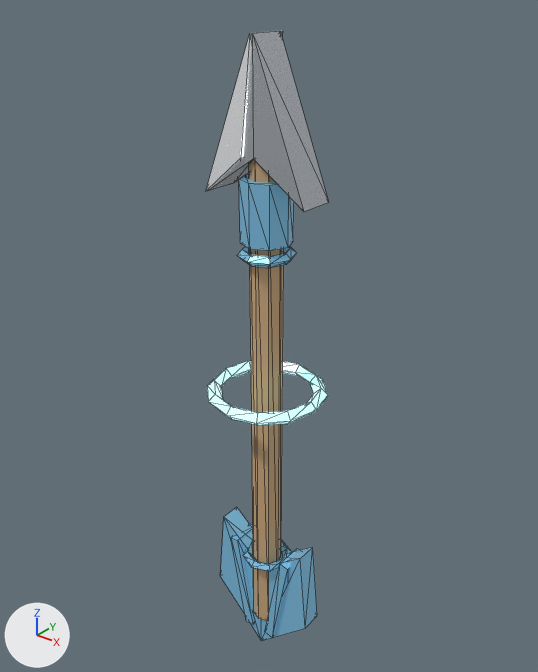
A saved change to the glTF model public/assets/harthmere/glb/projectiles/ranged_shot.glb.
The view is the same before and after, from a 50 mm camera at (0.905, -1.124, 0.883) aimed at (-0.031, 0.045, 0.158). The axes (+X, +Y, +Z) are drawn at lower left. The lights are the same throughout. The older version comes first. Mesh edges are drawn as thin lines. Where no turn or scale is listed for an object, it has been applied to the vertices. Vertices at exactly the same position are counted once.

Script lines for the objects in view, before the commit:
```python
ob_binding_0_009 = bpy.data.objects.new('Binding_0.009', me_torus_025)
ob_binding_0_009.location = (0.0, 0.0, -0.42)
ob_binding_1_009 = bpy.data.objects.new('Binding_1.009', me_torus_026)
ob_binding_1_009.location = (0.0, 0.0, 0.37)
ob_fletching_1_009 = bpy.data.objects.new('Fletching_1.009', me_fletching_1mesh_009)
ob_fletching_1_009.location = (0.0, 0.0, 0.0)
ob_fletching__1_009 = bpy.data.objects.new('Fletching_-1.009', me_fletching__1mesh_009)
ob_fletching__1_009.location = (0.0, 0.0, 0.0)
ob_fletchingrib_1_009 = bpy.data.objects.new('FletchingRib_1.009', me_cube_020)
ob_fletchingrib_1_009.location = (0.055, 0.0, -0.52)
ob_fletchingrib__1_009 = bpy.data.objects.new('FletchingRib_-1.009', me_cube_019)
ob_fletchingrib__1_009.location = (-0.055, 0.0, -0.52)
ob_forgedarrowhead_009 = bpy.data.objects.new('ForgedArrowhead.009', me_forgedarrowheadmesh_009)
ob_forgedarrowhead_009.location = (0.0, 0.0, 0.0)
ob_headcollar_009 = bpy.data.objects.new('HeadCollar.009', me_cylinder_019)
ob_headcollar_009.location = (0.0, 0.0, 0.46)
ob_headedgeleft_009 = bpy.data.objects.new('HeadEdgeLeft.009', me_headedgeleftmesh_009)
ob_headedgeleft_009.location = (0.0, 0.0, 0.0)
# also in view: 'Shaft.009' at (0.0, 0.0, -0.02); 'GuideRing' at (0.0, 0.0, 0.05)
```
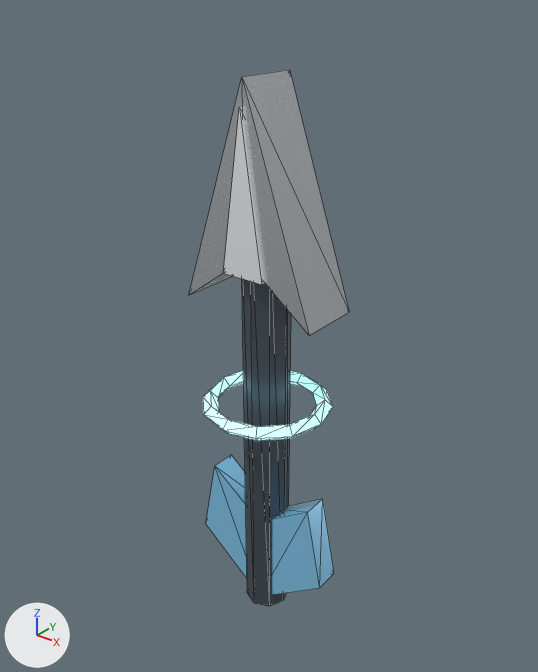
The change, as a diff of the scene's bpy script:
```diff
--- a/public/assets/harthmere/glb/projectiles/ranged_shot.glb.py
+++ b/public/assets/harthmere/glb/projectiles/ranged_shot.glb.py
@@ me_torus_027 @@
-me_torus_027.from_pydata(...)  # 48 vertices, 96 faces; spans x -0.136..0.136, y -0.136..0.136, z -0.016..0.016
+me_torus_027.from_pydata(...)  # 48 vertices, 96 faces; spans x -0.148..0.148, y -0.148..0.148, z -0.018..0.018
+# me_torus_027 part 1: the whole mesh is scaled about its middle by (1.08, 1.08, 1.12)
 me_torus_027.materials.append(mat_premium_projectile_cyan)
@@ me_quarrelheadmesh @@
+me_quarrelheadmesh.from_pydata([(-0.16, -0.07, 0.26), (0.0, -0.07, 0.72), (0.16, -0.07, 0.26), (0.0, -0.07, 0.38), (-0.16, 0.07, 0.26), (0.0, 0.07, 0.72), (0.16, 0.07, 0.26), (0.0, 0.07, 0.38)], [], [(0, 1, 3), (1, 2, 3), (7, 6, 5), (7, 5, 4), (0, 1, 5), (0, 5, 4), (1, 2, 6), (1, 6, 5), (2, 3, 7), (2, 7, 6), (3, 0, 4), (3, 4, 7)])
+me_quarrelheadmesh.materials.append(mat_premium_projectile_steel)  # light grey #d7dde3
@@ me_quarrelfin__1mesh @@
+me_quarrelfin__1mesh.from_pydata([(0.0, -0.03, -0.54), (-0.18, -0.03, -0.4), (-0.14, -0.03, -0.2), (0.0, -0.03, -0.3), (0.0, 0.03, -0.54), (-0.18, 0.03, -0.4), (-0.14, 0.03, -0.2), (0.0, 0.03, -0.3)], [], [(0, 1, 2), (0, 2, 3), (7, 6, 5), (7, 5, 4), (0, 1, 5), (0, 5, 4), (1, 2, 6), (1, 6, 5), (2, 3, 7), (2, 7, 6), (3, 0, 4), (3, 4, 7)])
+me_quarrelfin__1mesh.materials.append(mat_premium_projectile_blue)  # blue #7dbbdc
@@ me_quarrelfin_1mesh @@
+me_quarrelfin_1mesh.from_pydata([(0.0, -0.03, -0.54), (0.18, -0.03, -0.4), (0.14, -0.03, -0.2), (0.0, -0.03, -0.3), (0.0, 0.03, -0.54), (0.18, 0.03, -0.4), (0.14, 0.03, -0.2), (0.0, 0.03, -0.3)], [], [(0, 1, 2), (0, 2, 3), (7, 6, 5), (7, 5, 4), (0, 1, 5), (0, 5, 4), (1, 2, 6), (1, 6, 5), (2, 3, 7), (2, 7, 6), (3, 0, 4), (3, 4, 7)])
+me_quarrelfin_1mesh.materials.append(mat_premium_projectile_blue)  # blue #7dbbdc
@@ me_quarreledgemesh @@
+me_quarreledgemesh.from_pydata([(-0.05, -0.078, 0.34), (0.0, -0.078, 0.67), (0.05, -0.078, 0.34), (-0.05, 0.078, 0.34), (0.0, 0.078, 0.67), (0.05, 0.078, 0.34)], [], [(0, 1, 2), (5, 4, 3), (0, 1, 4), (0, 4, 3), (1, 2, 5), (1, 5, 4), (2, 0, 3), (2, 3, 5)])
+me_quarreledgemesh.materials.append(mat_premium_projectile_edge)  # white #fafdff, glowing grey #797a7c
@@ ob_binding_0_009 @@
-ob_binding_0_009 = bpy.data.objects.new('Binding_0.009', me_torus_025)
@@ ob_binding_1_009 @@
-ob_binding_1_009 = bpy.data.objects.new('Binding_1.009', me_torus_026)
@@ ob_fletching_1_009 @@
-ob_fletching_1_009 = bpy.data.objects.new('Fletching_1.009', me_fletching_1mesh_009)
@@ ob_fletching__1_009 @@
-ob_fletching__1_009 = bpy.data.objects.new('Fletching_-1.009', me_fletching__1mesh_009)
@@ ob_fletchingrib_1_009 @@
-ob_fletchingrib_1_009 = bpy.data.objects.new('FletchingRib_1.009', me_cube_020)
@@ ob_fletchingrib__1_009 @@
-ob_fletchingrib__1_009 = bpy.data.objects.new('FletchingRib_-1.009', me_cube_019)
@@ ob_forgedarrowhead_009 @@
-ob_forgedarrowhead_009 = bpy.data.objects.new('ForgedArrowhead.009', me_forgedarrowheadmesh_009)
@@ ob_guidering @@
 ob_guidering = bpy.data.objects.new('GuideRing', me_torus_027)
-ob_guidering.location = (0.0, 0.0, 0.05)
+ob_guidering.location = (0.0, 0.0, 0.02)
@@ ob_headcollar_009 @@
-ob_headcollar_009 = bpy.data.objects.new('HeadCollar.009', me_cylinder_019)
@@ ob_headedgeleft_009 @@
-ob_headedgeleft_009 = bpy.data.objects.new('HeadEdgeLeft.009', me_headedgeleftmesh_009)
@@ ob_shaft_009 @@
-ob_shaft_009 = bpy.data.objects.new('Shaft.009', me_cylinder_018)
@@ ob_quarrelshaft @@
+ob_quarrelshaft = bpy.data.objects.new('QuarrelShaft', me_cylinder_016)  # an 8-sided cylinder along z spanning x -0.052..0.052, y -0.052..0.052, z -0.525..0.525; in mat_premium_projectile_dark_iron (grey #5f6771)
+ob_quarrelshaft.location = (0.0, 0.0, -0.02)
@@ ob_quarrelhead @@
+ob_quarrelhead = bpy.data.objects.new('QuarrelHead', me_quarrelheadmesh)
+ob_quarrelhead.location = (0.0, 0.0, 0.0)
@@ ob_quarrelfin__1 @@
+ob_quarrelfin__1 = bpy.data.objects.new('QuarrelFin_-1', me_quarrelfin__1mesh)
+ob_quarrelfin__1.location = (0.0, 0.0, 0.0)
@@ ob_quarrelfin_1 @@
+ob_quarrelfin_1 = bpy.data.objects.new('QuarrelFin_1', me_quarrelfin_1mesh)
+ob_quarrelfin_1.location = (0.0, 0.0, 0.0)
@@ ob_quarreledge @@
+ob_quarreledge = bpy.data.objects.new('QuarrelEdge', me_quarreledgemesh)
+ob_quarreledge.location = (0.0, 0.0, 0.0)
```

Changed parts and their boxes [x1, y1, x2, y2] in the pictures (538 x 672 px):
'QuarrelHead', added: after [189, 70, 349, 335]
'QuarrelShaft', added: after [242, 279, 291, 607]
'Shaft.009', deleted (brown): before [249, 160, 284, 621]
'ForgedArrowhead.009', deleted: before [209, 31, 329, 211]
'GuideRing', mesh rescaled, moved (7% wider, 9% taller): before [207, 361, 328, 425]; after [203, 371, 333, 441]
'QuarrelFin_1', added (blue): after [272, 499, 334, 595]
'QuarrelEdge', added: after [223, 106, 265, 285]
'HeadCollar.009', deleted (blue): before [239, 174, 294, 251]
'QuarrelFin_-1', added (blue): after [206, 455, 247, 579]
'Fletching_1.009', deleted (blue): before [261, 547, 317, 641]
'HeadEdgeLeft.009', deleted: before [206, 30, 283, 191]
'Fletching_-1.009', deleted (blue): before [220, 507, 261, 639]
'FletchingRib_-1.009', deleted (blue): before [231, 524, 255, 624]
'FletchingRib_1.009', deleted (blue): before [265, 548, 300, 637]
'Binding_1.009', deleted (blue): before [237, 246, 297, 268]
'Binding_0.009', deleted (blue): before [243, 540, 292, 572]
